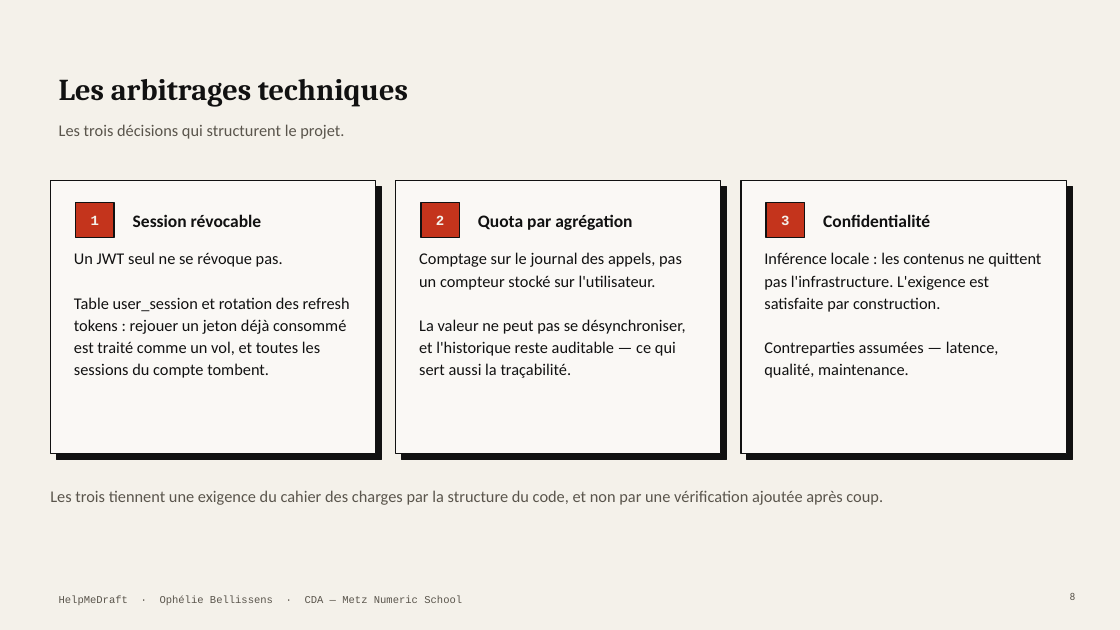
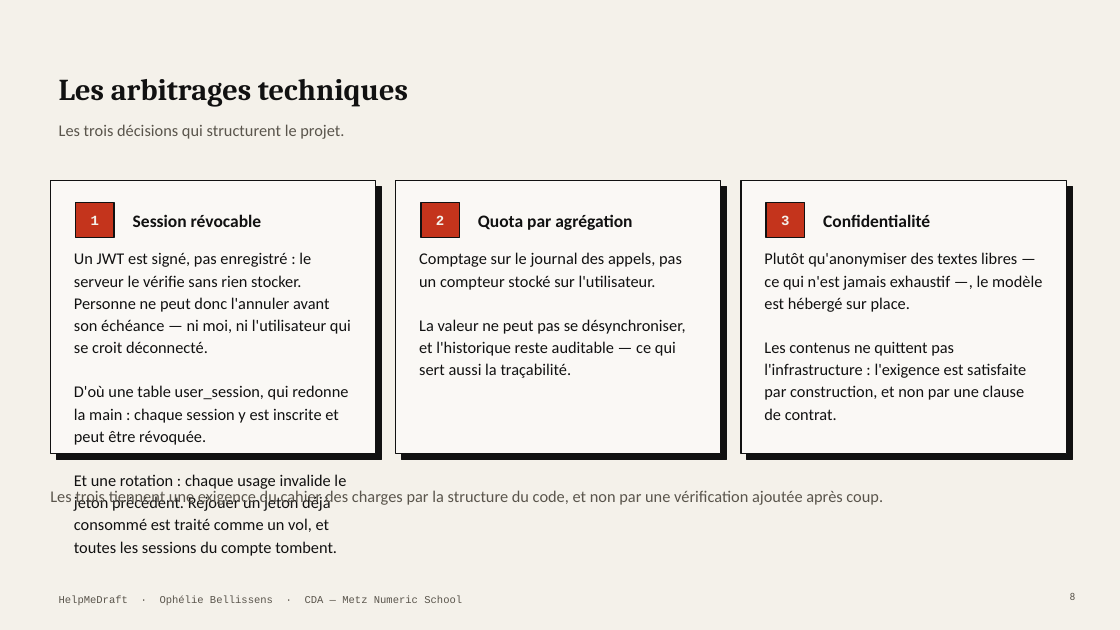
Before and after one commit to Equinoxya/HelpMeDraft---projet-fil-rouge, a slide deck: slide 8 of docs/Soutenance-HelpMeDraft.pptx. Drawn at 1120x630 pixels with LibreOffice and Linux fonts; fonts in the diff are those of the drawing. Boxes give left, top, right and bottom in pixels: in the first picture for what was removed or moved away, otherwise in the second. Text is boxed around its words. In the diff, an @@ line names an element or a change of style, - is before the commit and + after.

```diff
--- a/docs/Soutenance-HelpMeDraft.pptx
+++ b/docs/Soutenance-HelpMeDraft.pptx
@@ text at <box>74,252,351,556</box>: text changed @@
-Un JWT seul ne se révoque pas.
-Table user_session et rotation des refresh tokens : rejouer un jeton déjà consommé est traité comme un vol, et toutes les sessions du compte tombent.
+Un JWT est signé, pas enregistré : le serveur le vérifie sans rien stocker. Personne ne peut donc l'annuler avant son échéance — ni moi, ni l'utilisateur qui se croit déconnecté.
+D'où une table user_session, qui redonne la main : chaque session y est inscrite et peut être révoquée.
+Et une rotation : chaque usage invalide le jeton précédent. Rejouer un jeton déjà consommé est traité comme un vol, et toutes les sessions du compte tombent.
@@ text at <box>764,252,1042,420</box>: text changed @@
-Inférence locale : les contenus ne quittent pas l'infrastructure. L'exigence est satisfaite par construction.
-Contreparties assumées — latence, qualité, maintenance.
+Plutôt qu'anonymiser des textes libres — ce qui n'est jamais exhaustif —, le modèle est hébergé sur place.
+Les contenus ne quittent pas l'infrastructure : l'exigence est satisfaite par construction, et non par une clause de contrat.
```
Also in this commit, not shown: 4 other slides changed, 6 other files.
